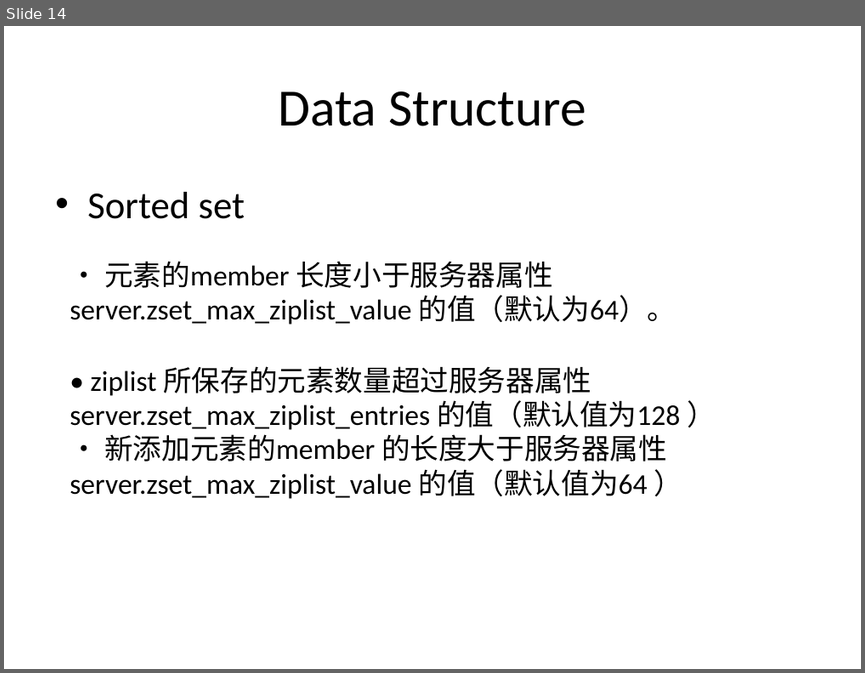
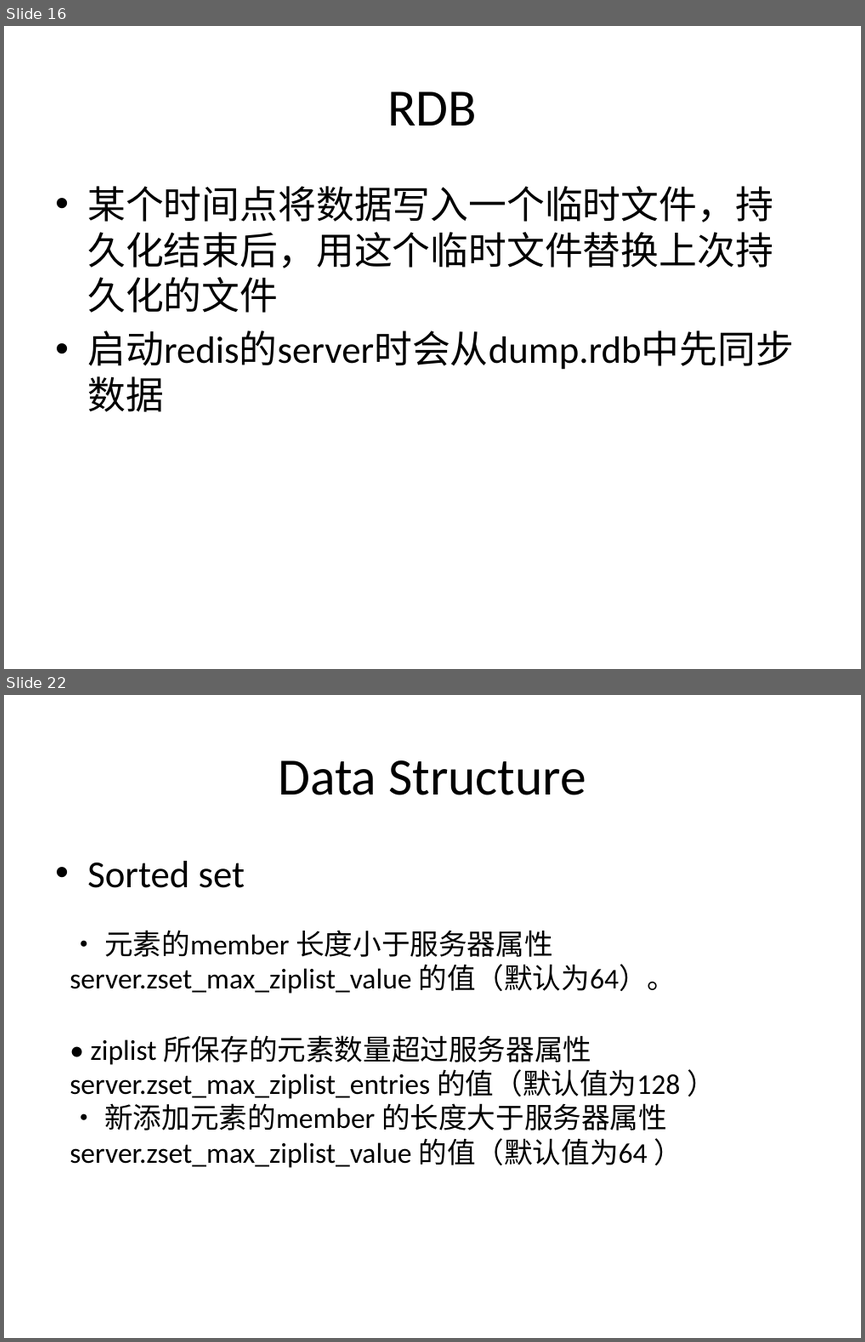
Before and after one commit to humanbeingxx/notes, a slide deck: redis/redis分享.pptx. Shown one above the other, each under a label of ours: slide 14 before the commit, slides 16 and 22 after it; the slides between them are not shown. The pictures are 865x673 and 865x1342 pixels, drawn with LibreOffice and Linux fonts; fonts in the diff are those of the drawing. Boxes give left, top, right and bottom in pixels: in the first picture for what was removed or moved away, otherwise in the second. Text is boxed around its words. In the diff, an @@ line names an element or a change of style, - is before the commit and + after.

```diff
--- a/redis/redis分享.pptx
+++ b/redis/redis分享.pptx
@@ slide 16 added at [4, 26, 861, 669], background #FFFFFF @@
@@ title added at [387, 91, 477, 125], 44 pt, text #000000 @@
+RDB
@@ text added at [87, 186, 794, 369], 32 pt, text #000000 @@
+• 某个时间点将数据写入一个临时文件，持久化结束后，用这个临时文件替换上次持久化的文件
+• 启动redis的server时会从dump.rdb中先同步数据
@@ what was slide 14 is now slide 22 @@
```
Also in this commit, not shown: 8 other slides added.
